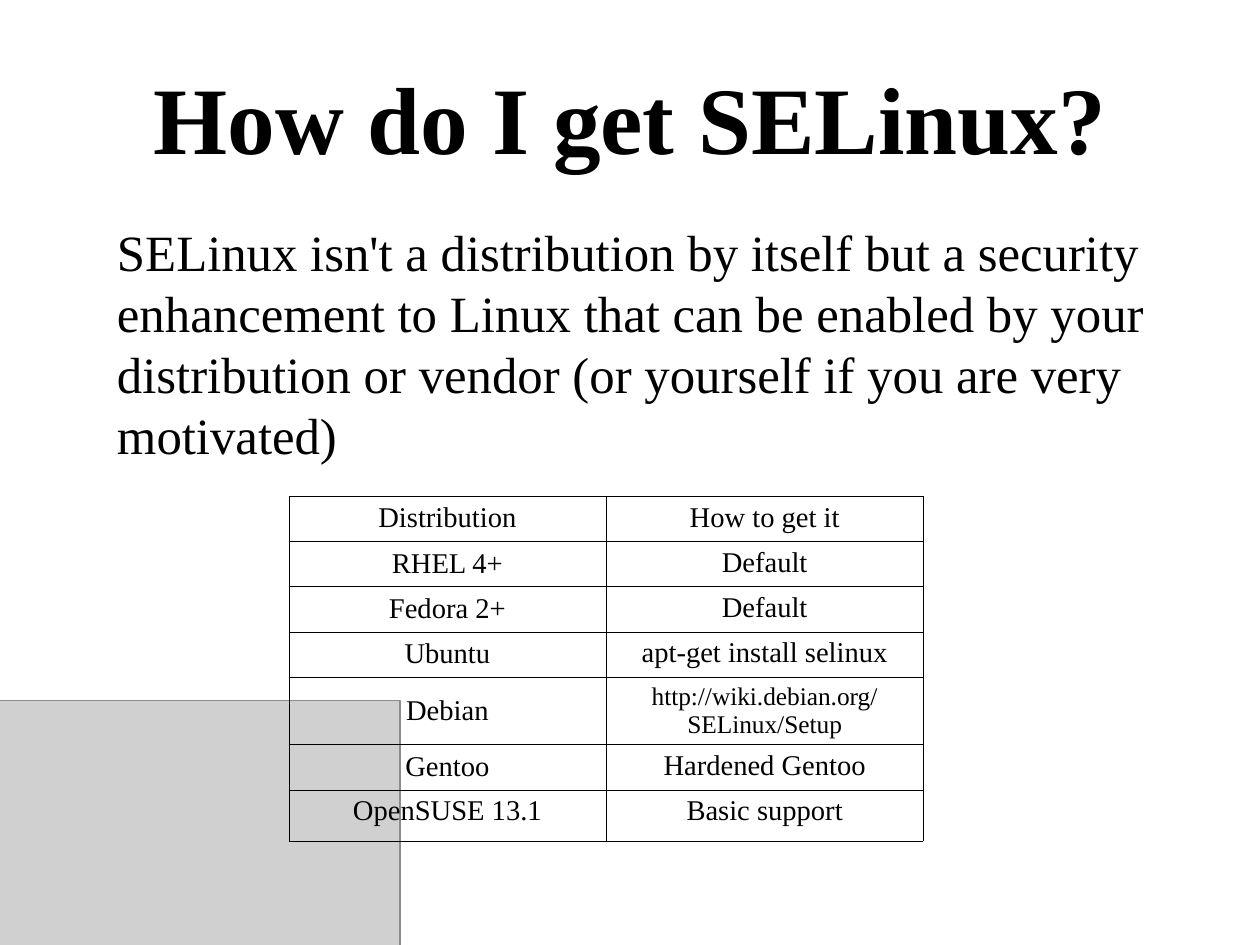
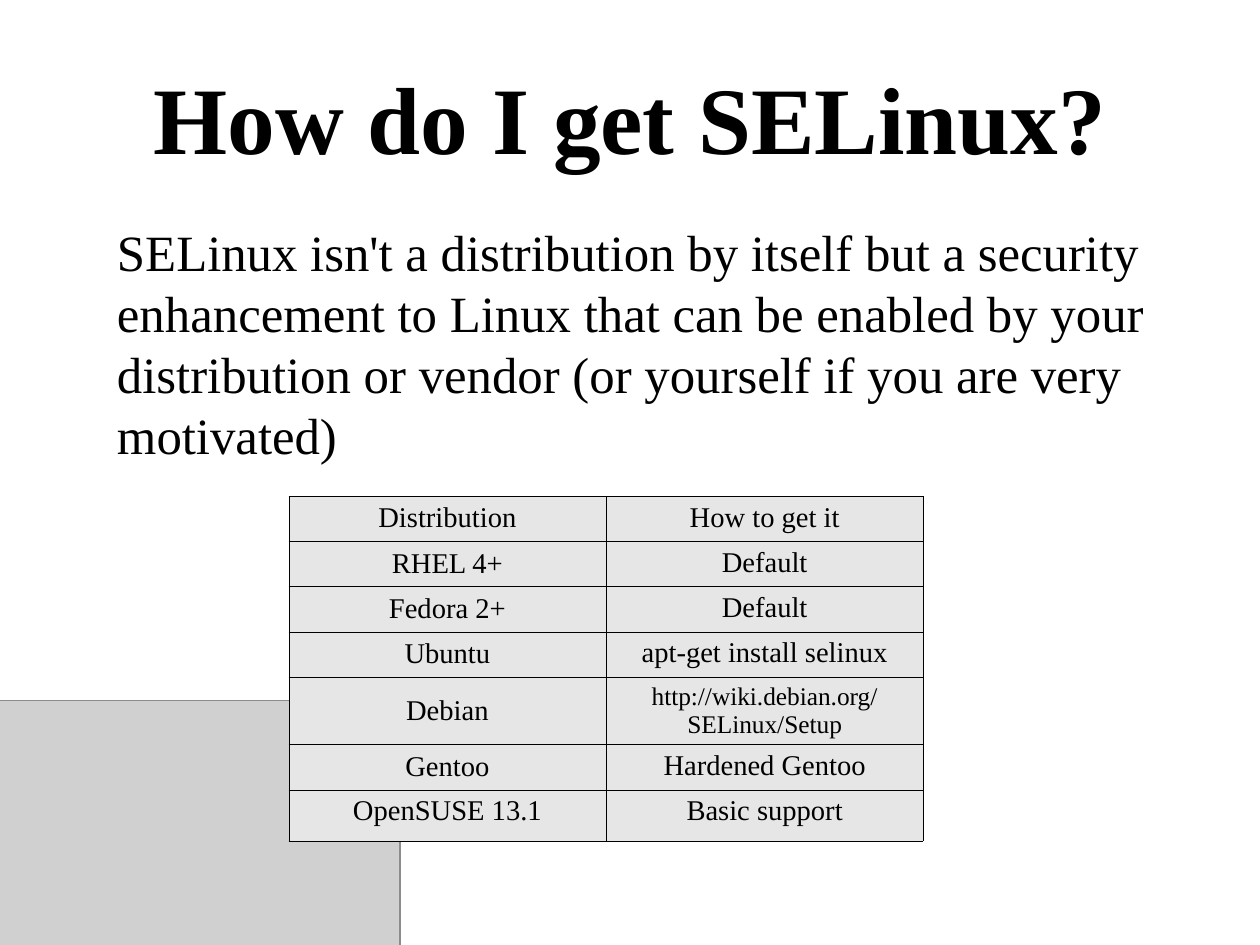
Before and after one commit to dpquigl/demystifying-selinux, a slide deck: slide 10 of selinux-introduction/selinux_introduction.odp. Drawn at 1260x945 pixels with LibreOffice and Linux fonts; fonts in the diff are those of the drawing; grey boxes stand for pictures. Boxes give left, top, right and bottom in pixels: in the first picture for what was removed or moved away, otherwise in the second. Text is boxed around its words. In the diff, an @@ line names an element or a change of style, - is before the commit and + after.

```diff
--- a/selinux-introduction/selinux_introduction.odp
+++ b/selinux-introduction/selinux_introduction.odp
@@ table at <box>289,496,925,838</box> @@
@@ fill none to #E6E6E6 in 14 cells @@
```
Also in this commit, not shown: 5 other slides changed.
